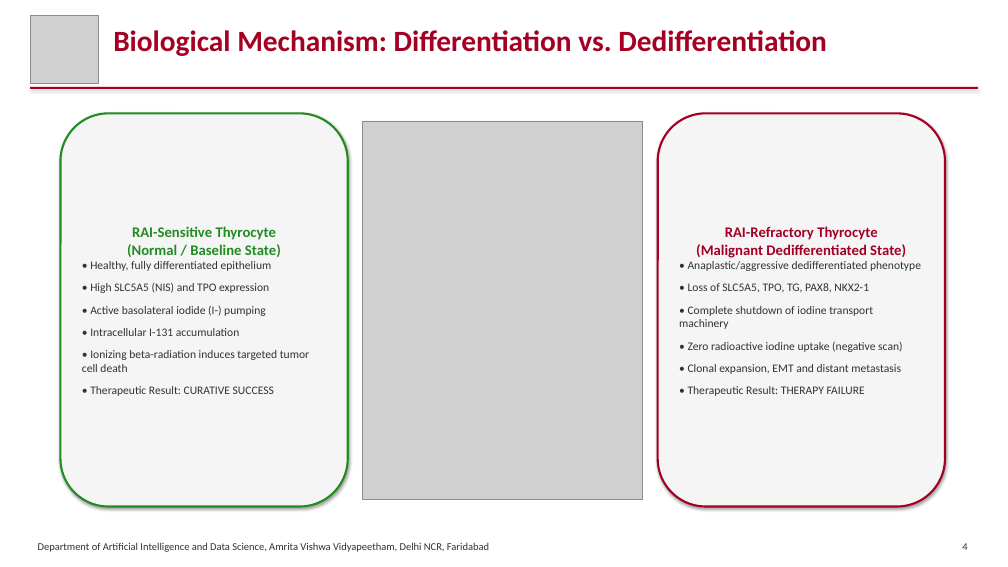
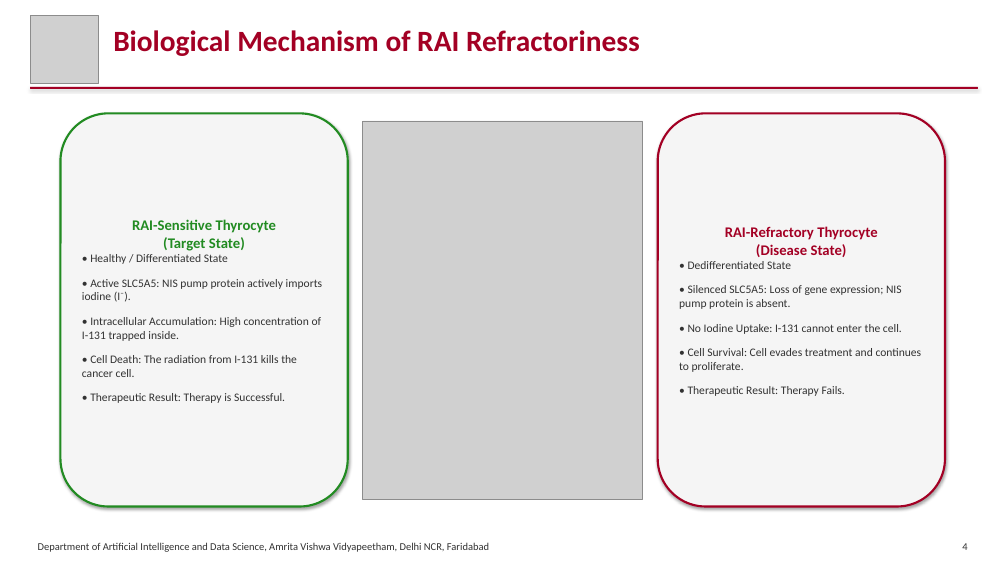
Before and after one commit to SatyaKrishna2811/thyroid_scRNA, a slide deck: slide 4 of Single-Cell Trajectory Mapping of Radioiodine Refractoriness in Thyroid Cancer_EndTerm.pptx. Drawn at 1008x567 pixels with LibreOffice and Linux fonts; fonts in the diff are those of the drawing; grey boxes stand for pictures. Boxes give left, top, right and bottom in pixels: in the first picture for what was removed or moved away, otherwise in the second. Text is boxed around its words. In the diff, an @@ line names an element or a change of style, - is before the commit and + after.

```diff
--- a/Single-Cell Trajectory Mapping of Radioiodine Refractoriness in Thyroid Cancer_EndTerm.pptx
+++ b/Single-Cell Trajectory Mapping of Radioiodine Refractoriness in Thyroid Cancer_EndTerm.pptx
@@ text at (113, 30, 640, 56): text changed @@
-Biological Mechanism: Differentiation vs. Dedifferentiation
+Biological Mechanism of RAI Refractoriness
@@ text in rounded rectangle at (82, 219, 323, 403): text changed @@
-RAI-Sensitive Thyrocyte
-(Normal / Baseline State)
-• Healthy, fully differentiated epithelium
-• High SLC5A5 (NIS) and TPO expression
-• Active basolateral iodide (I-) pumping
-• Intracellular I-131 accumulation
-• Ionizing beta-radiation induces targeted tumor cell death
-• Therapeutic Result: CURATIVE SUCCESS
+RAI-Sensitive Thyrocyte
+(Target State)
+• Healthy / Differentiated State
+• Active SLC5A5: NIS pump protein actively imports iodine (I⁻).
+• Intracellular Accumulation: High concentration of I-131 trapped inside.
+• Cell Death: The radiation from I-131 kills the cancer cell.
+• Therapeutic Result: Therapy is Successful.
@@ text in rounded rectangle at (679, 226, 922, 396): text changed @@
-RAI-Refractory Thyrocyte
-(Malignant Dedifferentiated State)
-• Anaplastic/aggressive dedifferentiated phenotype
-• Loss of SLC5A5, TPO, TG, PAX8, NKX2-1
-• Complete shutdown of iodine transport machinery
-• Zero radioactive iodine uptake (negative scan)
-• Clonal expansion, EMT and distant metastasis
-• Therapeutic Result: THERAPY FAILURE
+RAI-Refractory Thyrocyte
+(Disease State)
+• Dedifferentiated State
+• Silenced SLC5A5: Loss of gene expression; NIS pump protein is absent.
+• No Iodine Uptake: I-131 cannot enter the cell.
+• Cell Survival: Cell evades treatment and continues to proliferate.
+• Therapeutic Result: Therapy Fails.
```
Also in this commit, not shown: 14 other slides changed, 5 slides added.
